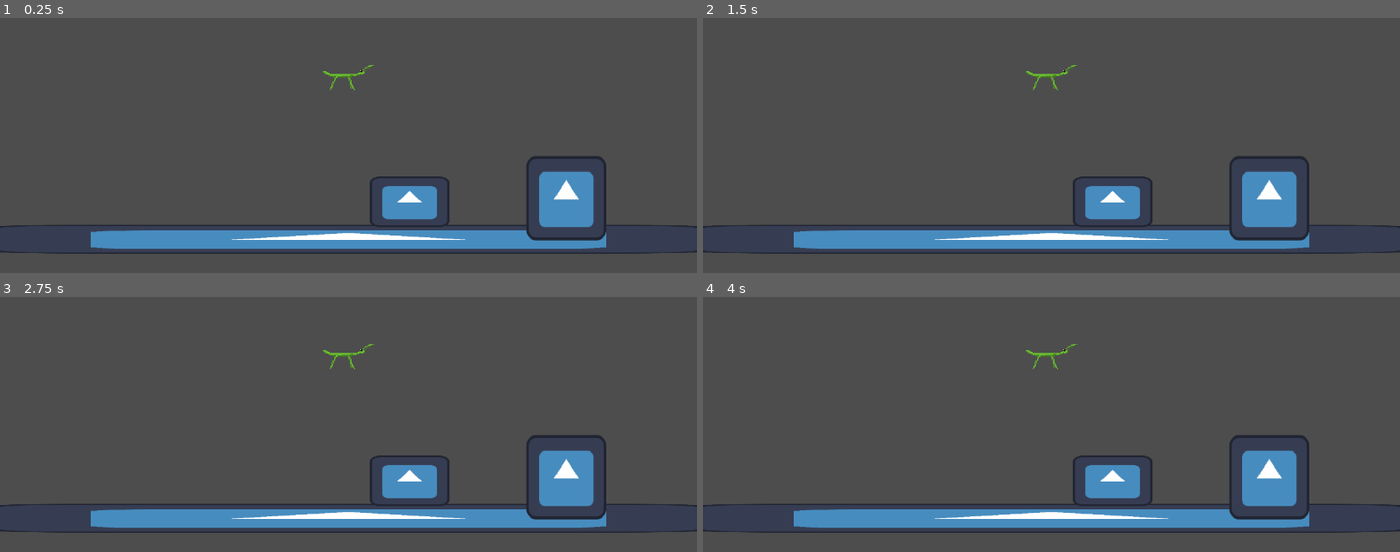
Above: before the commit, frames 1-4 (two rows, left to right).
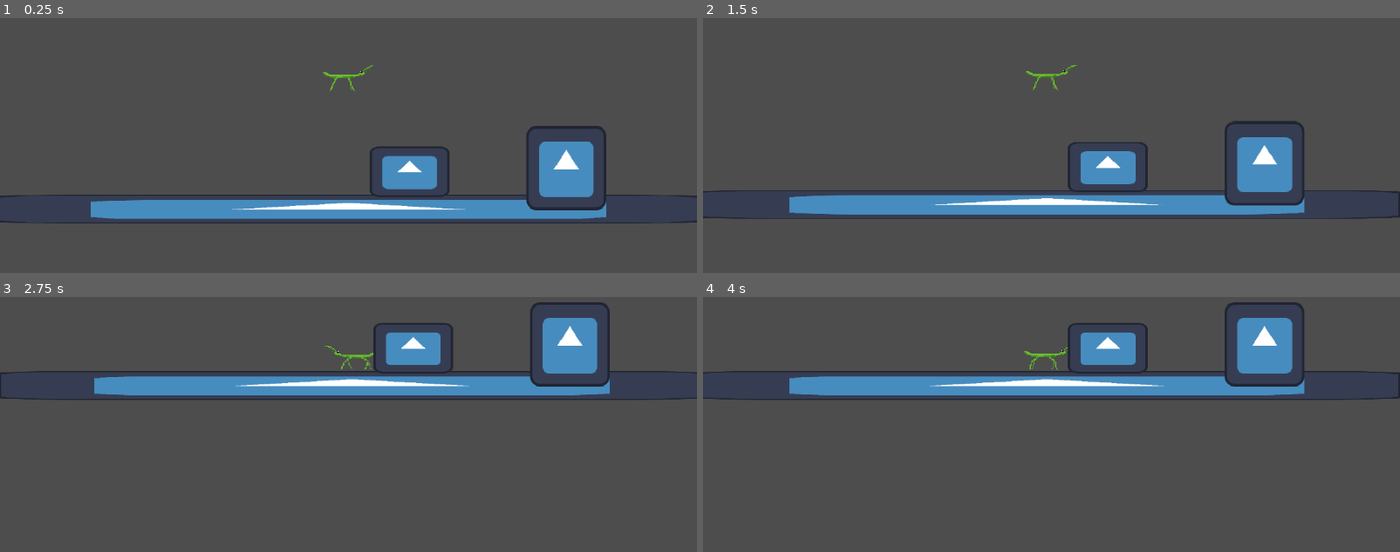
Above: after the commit, the same moments.

Repository: NinjaLD/stickySituation
Game: Godot game, scene res://scenes/playerDevelopment.tscn
Two runs of this game, one before a commit and one after it. Both use one fixed random seed, a clock stepped at 60 frames per second and the inputs below. The engine's default icon, where the game draws it, is replaced by a stand-in: a white triangle on a blue panel in a dark square.
Inputs:
- Up to frame 1 (0.25 s): no input
- Up to frame 2 (1.5 s): hold Space (jump) 0.53-1.28 s; hold D (moveRight) from 0.53 s (still down); tap Space (jump) at 1.35 s
- Up to frame 3 (2.75 s): tap Space (jump) at 1.52, 1.82 s; release D (moveRight) at 2.03 s; hold A (moveLeft) from 2.03 s (still down); hold Space (jump) from 2.03 s (still down)
- Up to frame 4 (4 s): release A (moveLeft) at 2.78 s; release Space (jump) at 2.78 s; hold D (moveRight) from 2.78 s (still down); tap Space (jump) at 2.85, 3.02, 3.32 s; hold Space (jump) from 3.53 s (still down)

The runs differ from the first frame. In frame 1, 16% of the frame differs, in the area x 0-100%, y 18-93%; in frame 2, 16%; in frame 3, 19%, in the area x 0-100%, y 2-93%; in frame 4, 19%.
Error before the commit: Parse Error: Too few arguments for "Jump()" call. Expected at least 1 but received 0. (res://scripts/playerScript.gd:19)

Commit message:
Made the charge for jump (incomplete has 1 issue currently)

Diff:
--- a/sticky-situation/scenes/player.tscn
+++ b/sticky-situation/scenes/player.tscn
@@ -88,7 +88,8 @@
 walkAccel = 15
 walkSpeed = 600
 decceleration = 10
-jumpVelocity = Vector2(1100, 400)
+minVerticalVelocity = 500
+maxVerticalVelocity = 1500
 
 [node name="Camera2D" type="Camera2D" parent="." unique_id=1275531803]
 
--- a/sticky-situation/scripts/playerScript.gd
+++ b/sticky-situation/scripts/playerScript.gd
@@ -5,7 +5,10 @@
 @export var walkAccel : int
 @export var walkSpeed : int
 @export var decceleration : int
-@export var jumpVelocity : Vector2
+#@export var jumpVelocity : Vector2
+@export var minVerticalVelocity : int
+@export var maxVerticalVelocity : int
+
 var potentialVelocity : int
 
 # Called when the node enters the scene tree for the first time.
@@ -45,17 +48,17 @@
 		velocity.x = clampf(velocity.x + GetInputDir() * walkAccel, -walkSpeed, walkSpeed)
 
 #Changed the jump value to be lower so the charge has a bigger effect
-func Jump(delta) -> void:
+#Wanting to add velocityDir to be part of the function so we can check for direction for horizontal boost
+func Jump() -> void:
 	if Input.is_action_pressed("jump") and is_on_floor():
-		print("The player is charging their jump")
-		potentialVelocity += 10 * delta
-		print(potentialVelocity)
+		#Charges the players' potential velocity every tick by 10
+		potentialVelocity += 10
 	if Input.is_action_just_released("jump") and is_on_floor():
-		print("the player will jump now")
-		velocity.y = -jumpVelocity.y
-		velocity.x += jumpVelocity.x * velocity.x # change to be for hold jump is mor boing boing
-		print(velocity)
-		print(jumpVelocity.y)
+		#Set a maxVerticalVelocity to stop the player from jumping insanely high (is set as a var)
+		#This is the min vertical velocity + the potentialVelocity (charge) which goes up to at most the max velocity
+		velocity.y = maxf(-(minVerticalVelocity + potentialVelocity), -maxVerticalVelocity)
+		potentialVelocity = 0 #Reset the potentialVelocity so it loses its charge
+		velocity.x += 200 #* velocityDir (don't know how to add yet) #200 is just a base value here, we can make it a variable, this is the horizontal boost you get when you jump
 
 #Plays character animations relative to what they are doing
 func Animation() -> void:
